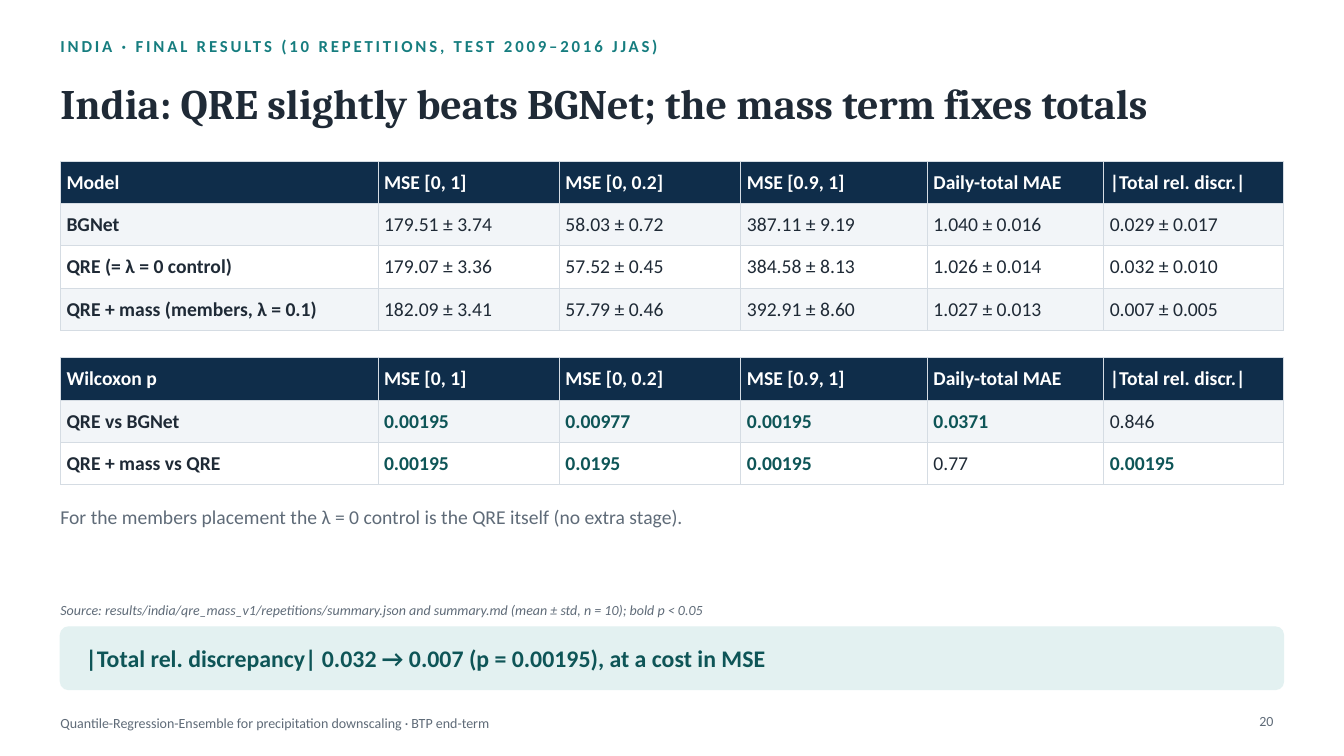
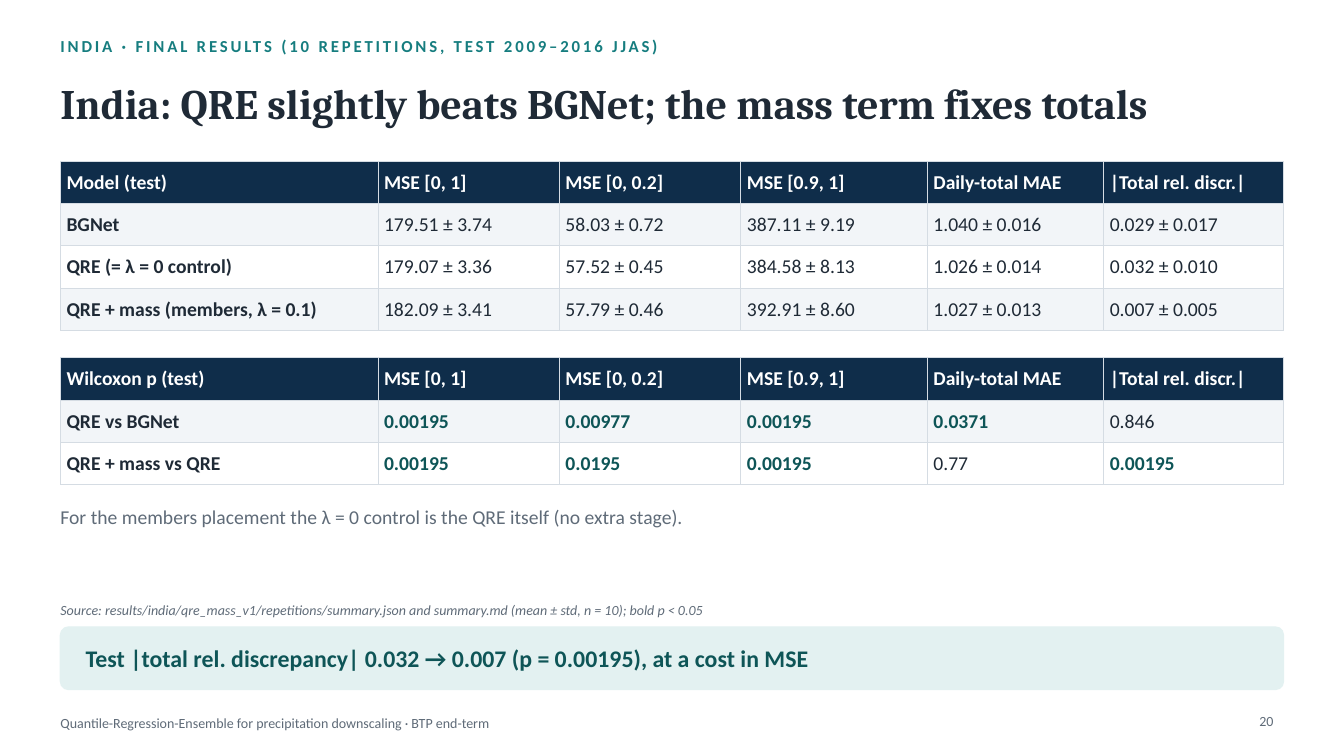
Before and after one commit to rajatjain3366/precipitation-downscaling, a slide deck: slide 20 of docs/presentation/BTP_endterm.pptx. Drawn at 1344x756 pixels with LibreOffice and Linux fonts; fonts in the diff are those of the drawing. Boxes give left, top, right and bottom in pixels: in the first picture for what was removed or moved away, otherwise in the second. Text is boxed around its words. In the diff, an @@ line names an element or a change of style, - is before the commit and + after.

```diff
--- a/docs/presentation/BTP_endterm.pptx
+++ b/docs/presentation/BTP_endterm.pptx
@@ table at [60,161,1284,323] @@
-row 1, column 1: Model
+row 1, column 1: Model (test)
@@ table at [60,358,1284,477] @@
-row 1, column 1: Wilcoxon p
+row 1, column 1: Wilcoxon p (test)
@@ text at [86,649,808,671]: text changed @@
-|Total rel. discrepancy| 0.032 → 0.007 (p = 0.00195), at a cost in MSE
+Test |total rel. discrepancy| 0.032 → 0.007 (p = 0.00195), at a cost in MSE
```
Also in this commit, not shown: 13 other slides changed, 7 other files.
